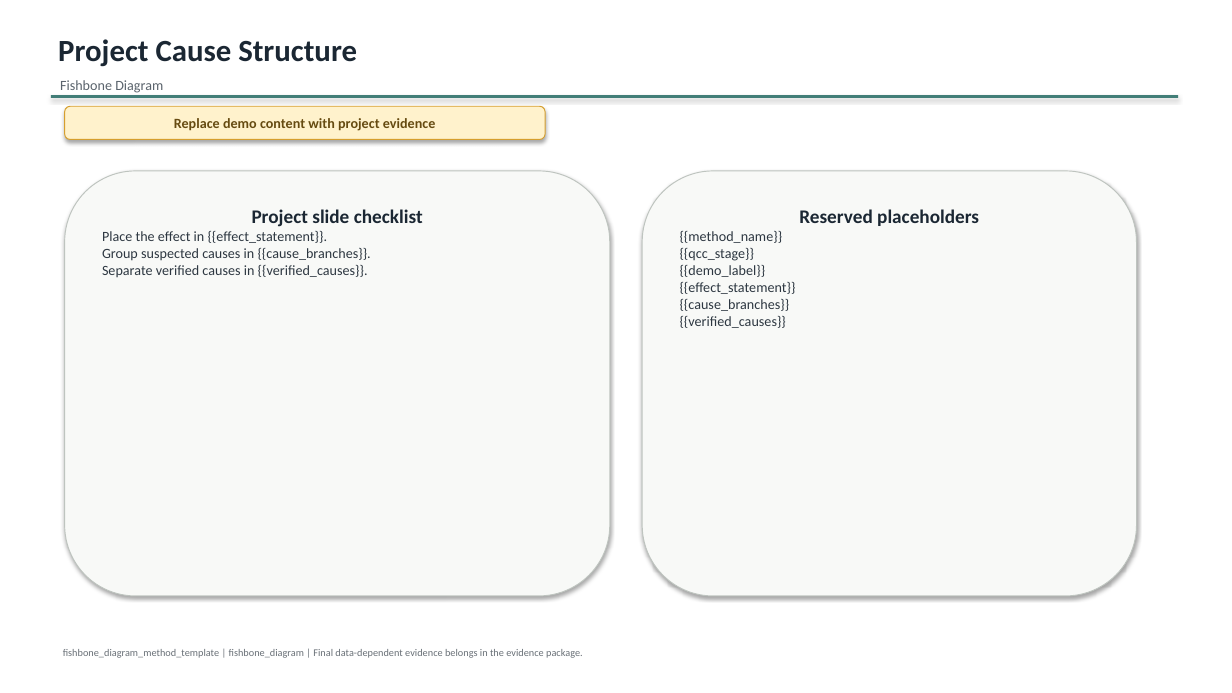
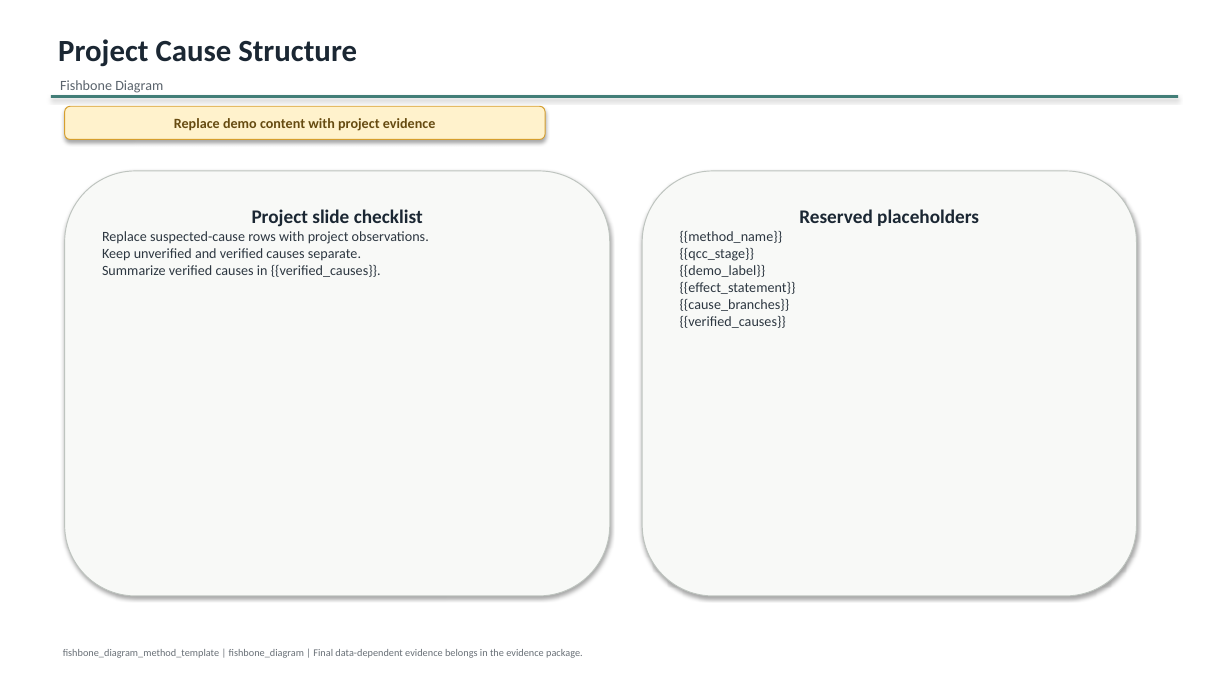
Before and after one commit to xiongxianfei/qcc-toolkit, a slide deck: slide 4 of templates/ppt/methods/fishbone-diagram-template.pptx (slide 3 before the commit). Drawn at 1232x693 pixels with LibreOffice and Linux fonts; fonts in the diff are those of the drawing. Boxes give left, top, right and bottom in pixels: in the first picture for what was removed or moved away, otherwise in the second. Text is boxed around its words. In the diff, an @@ line names an element or a change of style, - is before the commit and + after.

```diff
--- a/templates/ppt/methods/fishbone-diagram-template.pptx
+++ b/templates/ppt/methods/fishbone-diagram-template.pptx
@@ text in rounded rectangle at [102, 231, 429, 277]: text changed @@
-Place the effect in {{effect_statement}}.
-Group suspected causes in {{cause_branches}}.
-Separate verified causes in {{verified_causes}}.
+Replace suspected-cause rows with project observations.
+Keep unverified and verified causes separate.
+Summarize verified causes in {{verified_causes}}.
```
Also in this commit, not shown: 1 other slide changed, 1 slide added, 15 other files.
